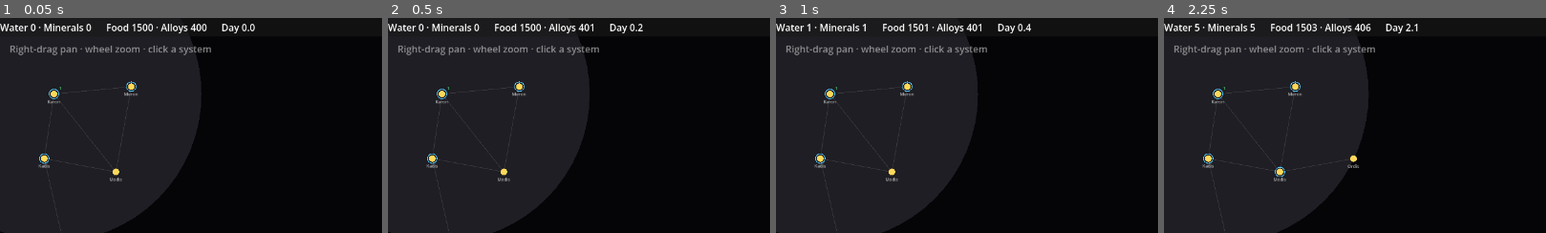
Above: before the commit, frames 1-4 (left to right).
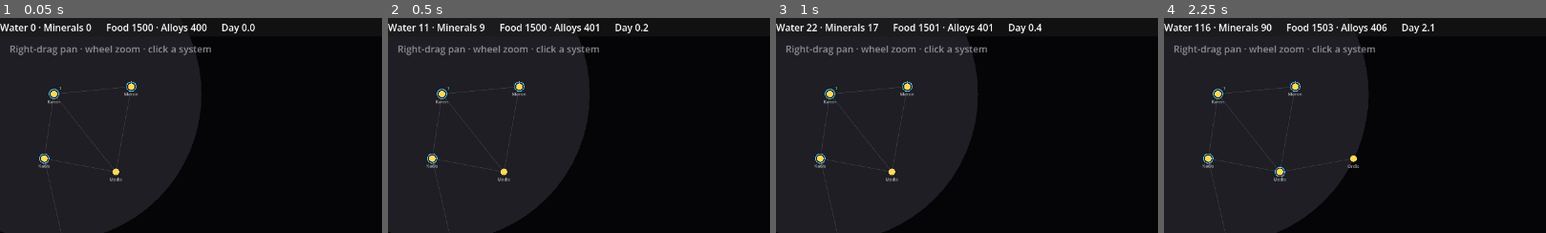
Above: after the commit, the same moments.

Repository: evyatarmitz/reach
Game: Godot game, scene res://game/main.tscn
The game is run twice, just before and just after one commit, with the same random seed, the same clock (stepped at 60 frames per second) and the same inputs.
Inputs:
- Up to frame 1 (0.05 s): no input
- Up to frame 2 (0.5 s): no input
- Up to frame 3 (1 s): click "1x" at 0.5 s
- Up to frame 4 (2.25 s): click "3x" at 1.25 s; click "10x" at 2 s
The pictures show only the part of the screen within x 0-50%, y 0-50%; the shares and areas given below are measured in that part.

Frame 1 is identical in both runs. In frame 2, 1.3% of the frame differs, in the area x 8-69%, y 2-8%; in frame 3, 1.3%; in frame 4, 1.5%, in the area x 8-71%, y 2-8%.

Commit message:
0.15.0 - variable mine richness (estimate before, actual after)
- Each deposit has its own fixed output/day (MINE_RICHNESS_MIN..MAX = 25..65),
  deterministic per planet (no RNG), constant over time, varying between deposits
  — so future mine upgrades have a reason to prefer some deposits. Planet.
  mine_output() is the truth; the tick mines at that richness, not a flat rate.
- Hidden until built: the planet view shows only an ESTIMATE_BAND-wide bracket
  (e.g. "est. 30-45/day") before building; the exact "45.6/day" is revealed only
  after a mine exists.
- 67 tests (2 new): different deposits differ, estimate bracket contains truth.
- note: with richness >> a city's conversion capacity, raw T0 now pools up
  (water/minerals stockpiles climb) — a balance knob for the tuning pass.

Diff:
--- a/desktop/game/main.gd
+++ b/desktop/game/main.gd
@@ -502,8 +502,13 @@
 		return
 	panel_title.text = planet.name
 	var dep_name: String = ["none", "water", "minerals"][planet.deposit_type]
-	var deposit_line := "Deposit: %s%s" % [
-		dep_name, " (mined)" if planet.has_mine() else ""]
+	var deposit_line := "Deposit: %s" % dep_name
+	if planet.has_deposit():
+		if planet.has_mine():
+			deposit_line += " · %.1f/day" % planet.mine_output()
+		else:
+			var est := planet.output_estimate()
+			deposit_line += " · est. %d-%d/day" % [int(est.x), int(est.y)]
 	var influence_note := "" if sim.is_under_influence(planet.system_id,
 		player_empire_id) else "\nOutside your influence."
 	if planet.colony == null:
--- a/desktop/sim/constants.gd
+++ b/desktop/sim/constants.gd
@@ -57,8 +57,13 @@
 # shift population — and thus influence — toward where it matters.
 const IMMIGRATION_RATE := 0.01
 
-# Mining: one structure, extracts MINE_RATE/day of the deposit's T0 resource.
-const MINE_RATE := 5.0
+# Mining: one structure, but each DEPOSIT has its own fixed richness (output/day,
+# constant over time, varies by deposit) so later mine upgrades have a reason to
+# prefer some deposits. The exact richness is hidden until a mine is built — the
+# planet view shows only an ESTIMATE_BAND-wide bracket before building.
+const MINE_RICHNESS_MIN := 25.0
+const MINE_RICHNESS_MAX := 65.0
+const ESTIMATE_BAND := 15.0
 
 # How often an AI empire re-evaluates (sim days). Gradual, deterministic; not
 # tied to framerate or the speed dial.
--- a/desktop/sim/planet.gd
+++ b/desktop/sim/planet.gd
@@ -19,3 +19,19 @@
 
 func has_mine() -> bool:
 	return mine_empire_id != -1
+
+
+# This deposit's true output/day — deterministic per planet (no RNG), constant
+# over time, varying between deposits.
+func mine_output() -> float:
+	var n: float = abs(sin(id * 12.9898 + 78.233))
+	return SimConstants.MINE_RICHNESS_MIN \
+		+ n * (SimConstants.MINE_RICHNESS_MAX - SimConstants.MINE_RICHNESS_MIN)
+
+
+# The pre-build estimate: the ESTIMATE_BAND-wide bracket the true output falls in
+# (e.g. 30-45). Returns [low, high].
+func output_estimate() -> Vector2:
+	var band: float = SimConstants.ESTIMATE_BAND
+	var low: float = floor(mine_output() / band) * band
+	return Vector2(low, low + band)
--- a/desktop/sim/sim.gd
+++ b/desktop/sim/sim.gd
@@ -371,14 +371,16 @@
 	for ai in ais:
 		ai.maybe_act(self)
 
-	# 1. Mines extract their deposit's T0 resource into the empire stockpile.
+	# 1. Mines extract their deposit's T0 resource (at the deposit's own richness)
+	#    into the empire stockpile.
 	for p in planets.values():
 		if p.has_mine():
 			var e: Empire = empires[p.mine_empire_id]
+			var out: float = p.mine_output() * dt_days
 			if p.deposit_type == SimConstants.Deposit.WATER:
-				e.water += SimConstants.MINE_RATE * dt_days
+				e.water += out
 			elif p.deposit_type == SimConstants.Deposit.MINERAL:
-				e.minerals += SimConstants.MINE_RATE * dt_days
+				e.minerals += out
 
 	# 2. Established cities refine T0 -> T1, capped by available input (partial
 	#    is fine). Earlier colonies draw first — deterministic by colony order.
--- a/desktop/tests/run_tests.gd
+++ b/desktop/tests/run_tests.gd
@@ -346,12 +346,18 @@
 	mp.deposit_type = SimConstants.Deposit.MINERAL
 	mp.mine_empire_id = w.id
 	run_days(sim2, 10.0)
-	check(is_equal_approx(w.water, SimConstants.MINE_RATE * 10.0),
-		"water-deposit mine yields water at the exact rate")
-	check(is_equal_approx(w.minerals, SimConstants.MINE_RATE * 10.0),
-		"mineral-deposit mine yields minerals at the exact rate")
+	check(is_equal_approx(w.water, wp.mine_output() * 10.0),
+		"water-deposit mine yields water at this deposit's richness")
+	check(is_equal_approx(w.minerals, mp.mine_output() * 10.0),
+		"mineral-deposit mine yields minerals at this deposit's richness")
 	check(other.water == 0.0 and other.minerals == 0.0,
 		"other empires get nothing from a rival's mines")
+	# Richness varies by deposit and its estimate bracket contains the truth.
+	check(wp.mine_output() != mp.mine_output(),
+		"different deposits have different richness")
+	var est := wp.output_estimate()
+	check(wp.mine_output() >= est.x and wp.mine_output() <= est.y,
+		"the pre-build estimate bracket contains the true output")
 
 
 func _test_conversion() -> void:
